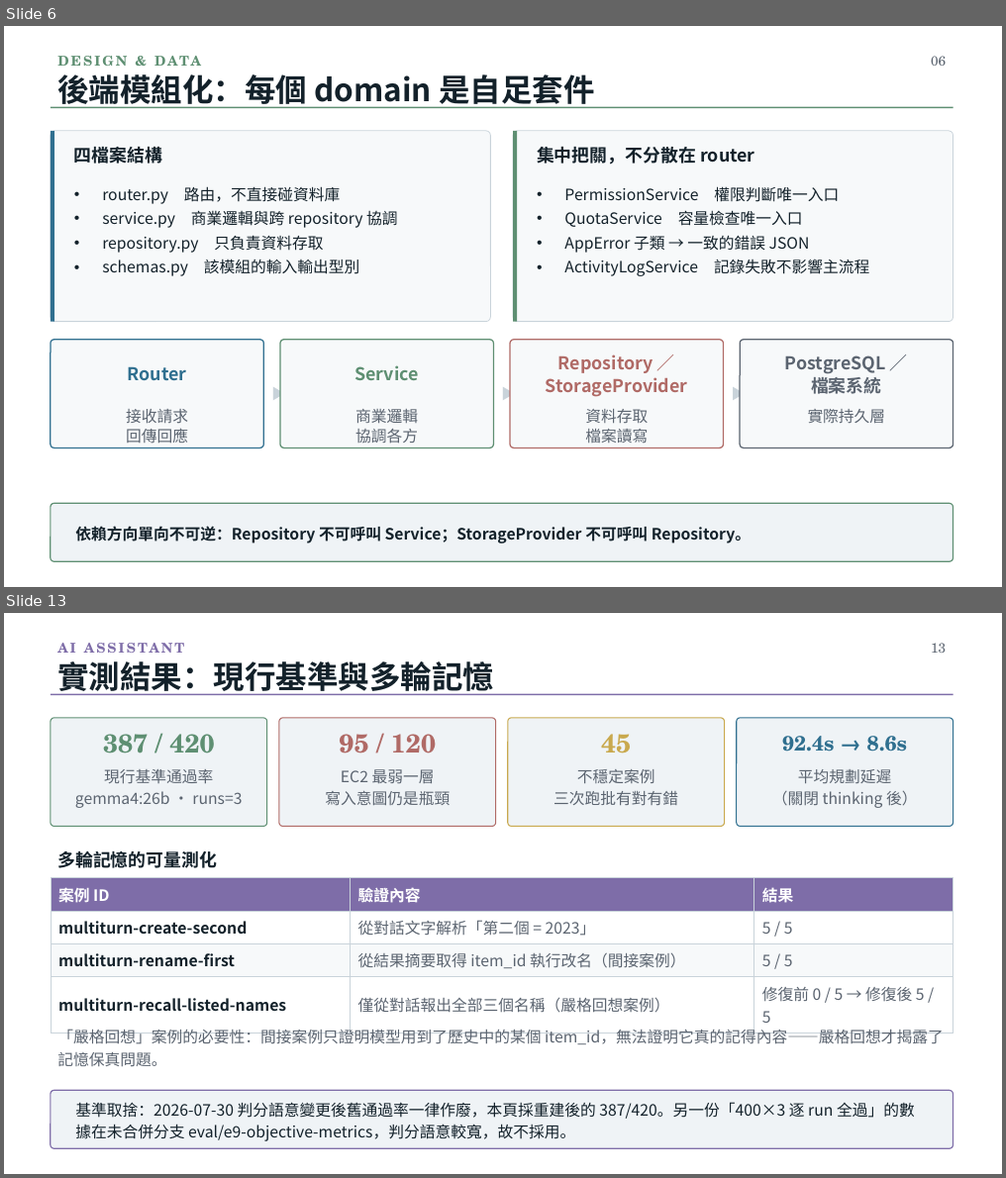
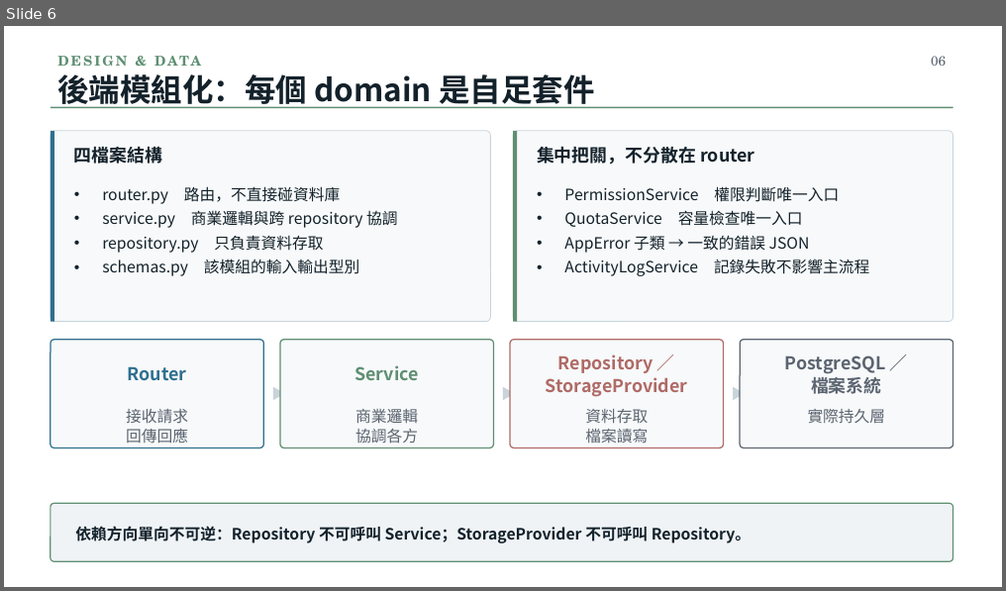
Before and after one commit to billwu101/CloudDrive, a slide deck: doc/ppt/CloudDrive_專題報告_v3.0.pptx. Shown one above the other, each under a label of ours: slides 6 and 13 before the commit, slide 6 after it; the slides between them are not shown. The pictures are 1006x1178 and 1006x591 pixels, drawn with LibreOffice and Linux fonts; fonts in the diff are those of the drawing. Boxes give left, top, right and bottom in pixels: in the first picture for what was removed or moved away, otherwise in the second. Text is boxed around its words. In the diff, an @@ line names an element or a change of style, - is before the commit and + after.

```diff
--- a/doc/ppt/CloudDrive_專題報告_v3.0.pptx
+++ b/doc/ppt/CloudDrive_專題報告_v3.0.pptx
@@ slide 13 removed at (x1=4, y1=613, x2=1002, y2=1174), background #FFFFFF @@
@@ text removed at (x1=57, y1=643, x2=184, y2=653) @@
-AI ASSISTANT
@@ text removed at (x1=57, y1=662, x2=494, y2=695) @@
-實測結果：現行基準與多輪記憶
@@ text removed at (x1=931, y1=643, x2=945, y2=653) @@
-13
@@ rectangle removed at (x1=51, y1=694, x2=953, y2=695) @@
@@ rounded rectangle removed at (x1=51, y1=718, x2=267, y2=827) @@
@@ rounded rectangle removed at (x1=279, y1=718, x2=496, y2=827) @@
@@ rounded rectangle removed at (x1=508, y1=718, x2=725, y2=827) @@
@@ rounded rectangle removed at (x1=737, y1=718, x2=954, y2=827) @@
@@ text removed at (x1=103, y1=734, x2=214, y2=754) @@
-387 / 420
@@ text removed at (x1=339, y1=734, x2=436, y2=754) @@
-95 / 120
@@ text removed at (x1=601, y1=734, x2=631, y2=754) @@
-45
@@ text removed at (x1=782, y1=736, x2=907, y2=752) @@
-92.4s → 8.6s
@@ text removed at (x1=75, y1=769, x2=242, y2=808) @@
-現行基準通過率
-gemma4:26b · runs=3
@@ text removed at (x1=325, y1=769, x2=450, y2=805) @@
-EC2 最弱一層
-寫入意圖仍是瓶頸
@@ text removed at (x1=553, y1=769, x2=678, y2=805) @@
-不穩定案例
-三次跑批有對有錯
@@ text removed at (x1=772, y1=769, x2=917, y2=808) @@
-平均規劃延遲
-（關閉 thinking 後）
@@ table removed at (x1=51, y1=878, x2=953, y2=1027), 4 rows, 3 columns @@
-案例 ID | 驗證內容 | 結果
-multiturn-create-second | 從對話文字解析「第二個 = 2023」 | 5 / 5
-multiturn-rename-first | 從結果摘要取得 item_id 執行改名（間接案例） | 5 / 5
-multiturn-recall-listed-names | 僅從對話報出全部三個名稱（嚴格回想案例） | 修復前 0 / 5 → 修復後 5 / 5
@@ text removed at (x1=57, y1=852, x2=217, y2=868) @@
-多輪記憶的可量測化
@@ text removed at (x1=57, y1=1027, x2=944, y2=1066) @@
-「嚴格回想」案例的必要性：間接案例只證明模型用到了歷史中的某個 item_id，無法證明它真的記得內容——嚴格回想才揭露了記憶保真問題。
@@ rounded rectangle removed at (x1=51, y1=1090, x2=953, y2=1149) @@
@@ text removed at (x1=75, y1=1102, x2=915, y2=1142) @@
-基準取捨：2026-07-30 判分語意變更後舊通過率一律作廢，本頁採重建後的 387/420。另一份「400×3 逐 run 全過」的數據在未合併分支 eval/e9-objective-metrics，判分語意較寬，故不採用。
```
Also in this commit, not shown: 16 slides changed, 9 slides added, 5 other slides removed, 3 other files.
